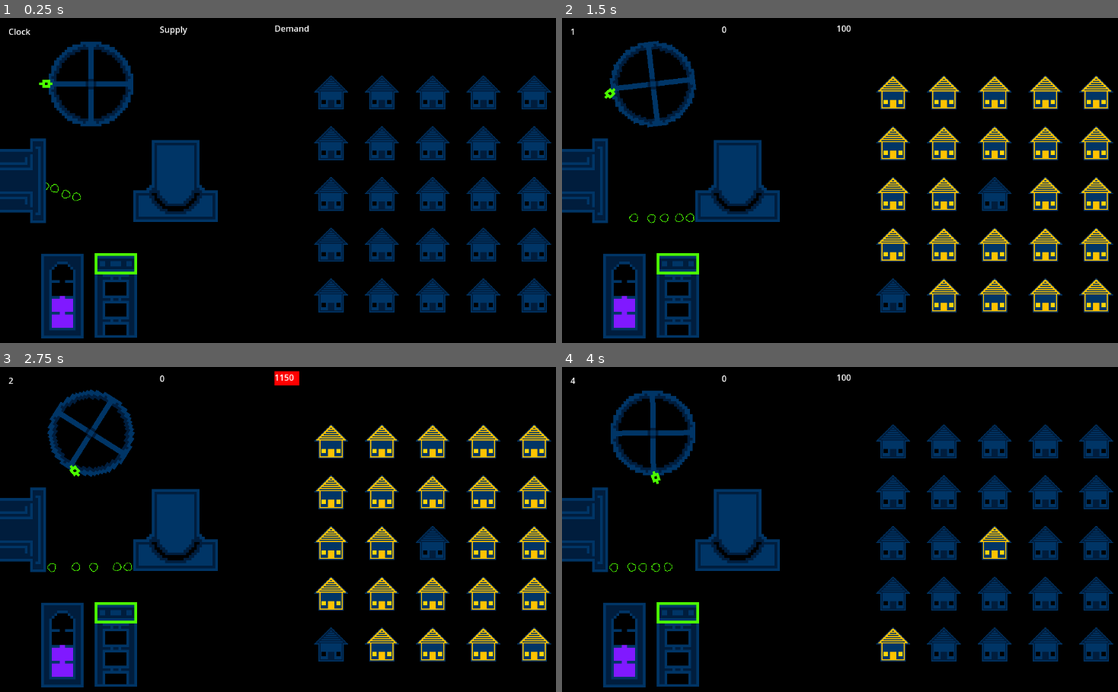
Above: before the commit, frames 1-4 (two rows, left to right).
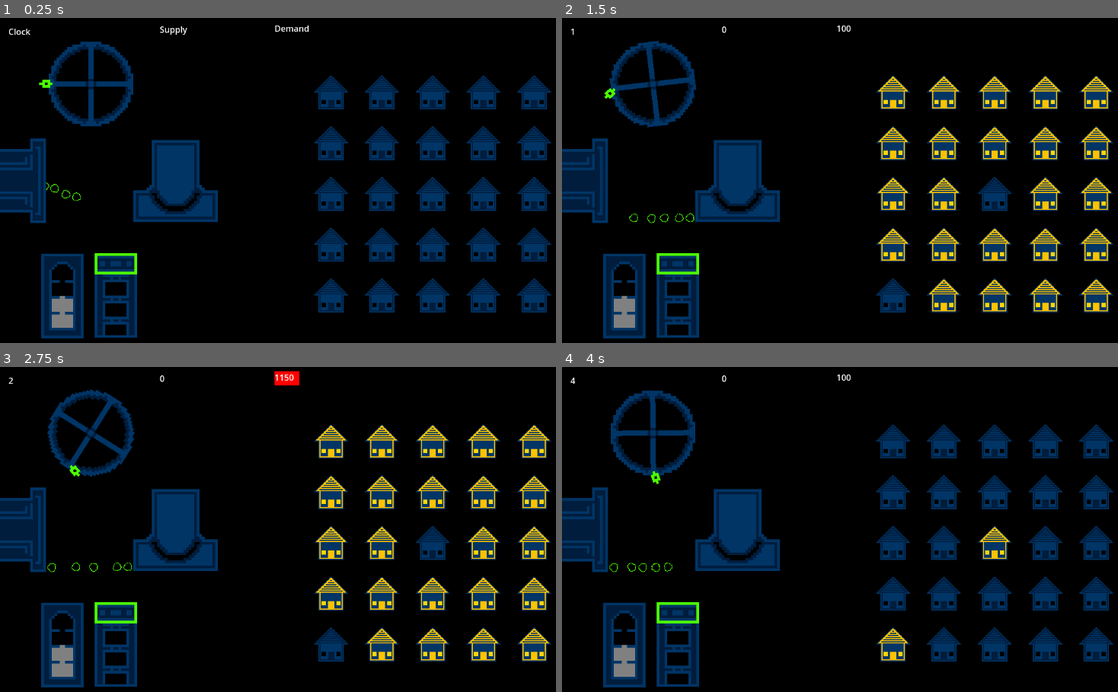
Above: after the commit, the same moments.

Repository: CWmain/BigModeGameJam2025
Game: Godot game, scene res://Levels/main_scene.tscn
Two runs of this game, one before a commit and one after it. Both use one fixed random seed, a clock stepped at 60 frames per second and the inputs below.
Inputs (mouse positions are in pixels of both pictures, inside the frame that each line leads up to):
- Up to frame 1 (0.25 s): no input
- Up to frame 2 (1.5 s): move the mouse to (606, 83) at 0.52 s; press the mouse at (606, 83) at 0.53 s; tap Enter at 1.25 s; move the mouse to (678, 265) at 1.27 s; release the mouse at (678, 265) at 1.28 s; tap T (Test_Click) at 1.35 s
- Up to frame 3 (2.75 s): move the mouse to (127, 568) at 2.02 s; press the mouse at (127, 568) at 2.03 s
- Up to frame 4 (4 s): move the mouse to (678, 568) at 2.77 s; release the mouse at (678, 568) at 2.78 s; tap T (Test_Click) at 2.85 s; move the mouse to (634, 568) at 3.52 s; press the mouse at (634, 568) at 3.53 s

The runs differ from the first frame. In frame 1, 0.3% of the frame differs, in the area x 9-14%, y 85-96%; in frame 2, 0.3%; in frame 3, 0.3%; in frame 4, 0.3%.

Commit message:
Adjusted power_gauge color based on fullness

Diff:
--- a/Objects/Reactor/coolant_controls.tscn
+++ b/Objects/Reactor/coolant_controls.tscn
@@ -23,7 +23,6 @@
 
 [node name="CollisionShape2D" type="CollisionShape2D" parent="CoolantHandle/Area2D"]
 position = Vector2(2.86102e-07, 1.90735e-07)
-scale = Vector2(1, 1)
 shape = SubResource("RectangleShape2D_0t4o7")
 
 [connection signal="mouse_entered" from="CoolantHandle/Area2D" to="." method="_on_area_2d_mouse_entered"]
--- a/Objects/Reactor/power_gauge.gdshader
+++ b/Objects/Reactor/power_gauge.gdshader
@@ -1,11 +1,11 @@
 shader_type canvas_item;
 
-uniform float percentFull = 0.6;
+uniform float percentFull : hint_range(0, 1);
 
 void fragment() {
 	float shiftedPercent = (1.0-percentFull)*0.75+0.125;
 	if (COLOR == vec4(0,0,0,1) && UV.y > shiftedPercent){
-		COLOR = vec4(0.5,0.1,1,1);
+		COLOR = vec4(percentFull,1.0-percentFull,1.0-percentFull,1);
 	}
 }
 
--- a/Objects/Reactor/power_gauge.tscn
+++ b/Objects/Reactor/power_gauge.tscn
@@ -6,7 +6,7 @@
 
 [sub_resource type="ShaderMaterial" id="ShaderMaterial_sgd4i"]
 shader = ExtResource("1_xx5mh")
-shader_parameter/percentFull = 0.0
+shader_parameter/percentFull = 0.843
 
 [node name="PowerGauge" type="Node2D"]
 script = ExtResource("1_7t83l")
